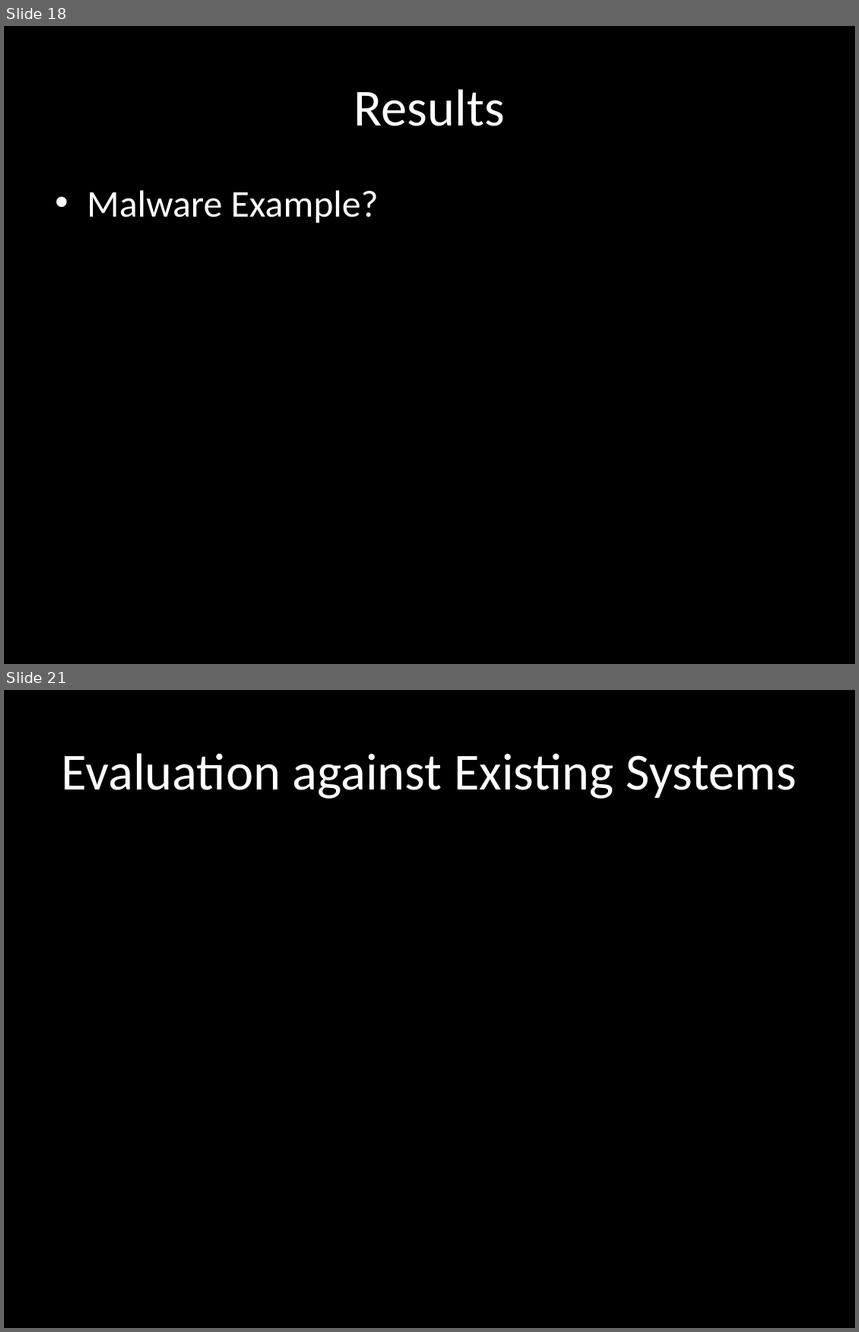
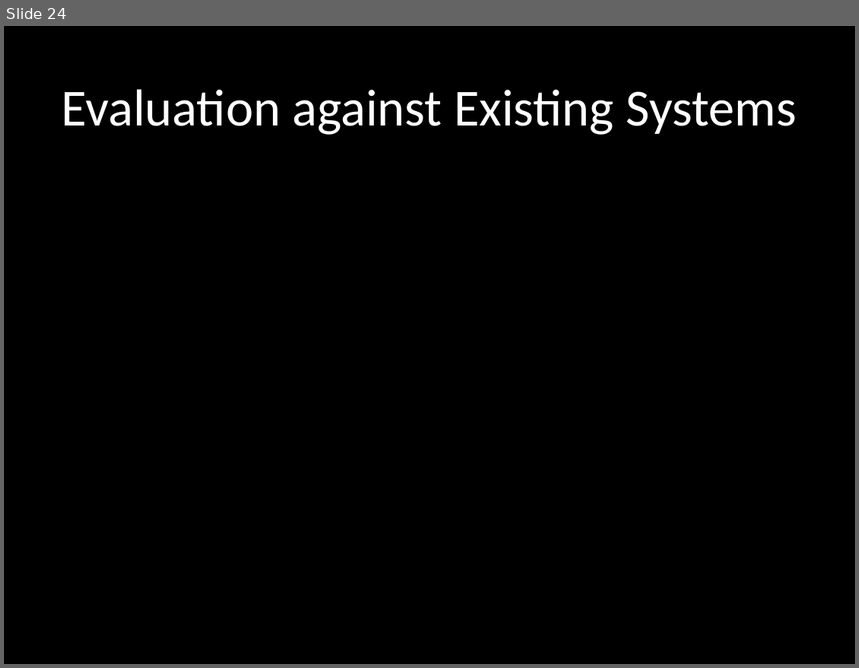
Before and after one commit to chrissorchard/malucrawl, a slide deck: doc/pres3/wk12-progress.pptx. Shown one above the other, each under a label of ours: slides 18 and 21 before the commit, slide 24 after it; the slides between them are not shown. The pictures are 859x1332 and 859x668 pixels, drawn with LibreOffice and Linux fonts; fonts in the diff are those of the drawing; background and template pictures are left out. Boxes give left, top, right and bottom in pixels: in the first picture for what was removed or moved away, otherwise in the second. Text is boxed around its words. In the diff, an @@ line names an element or a change of style, - is before the commit and + after.

```diff
--- a/doc/pres3/wk12-progress.pptx
+++ b/doc/pres3/wk12-progress.pptx
@@ slide 18 removed at box(4, 26, 855, 664), background picture (left out) @@
@@ title removed at box(354, 89, 505, 126) @@
-Results
@@ text removed at box(87, 190, 379, 223) @@
-• Malware Example?
@@ what was slide 21 is now slide 24 @@
```
Also in this commit, not shown: 4 slides changed, 7 slides added, 3 other slides removed.
